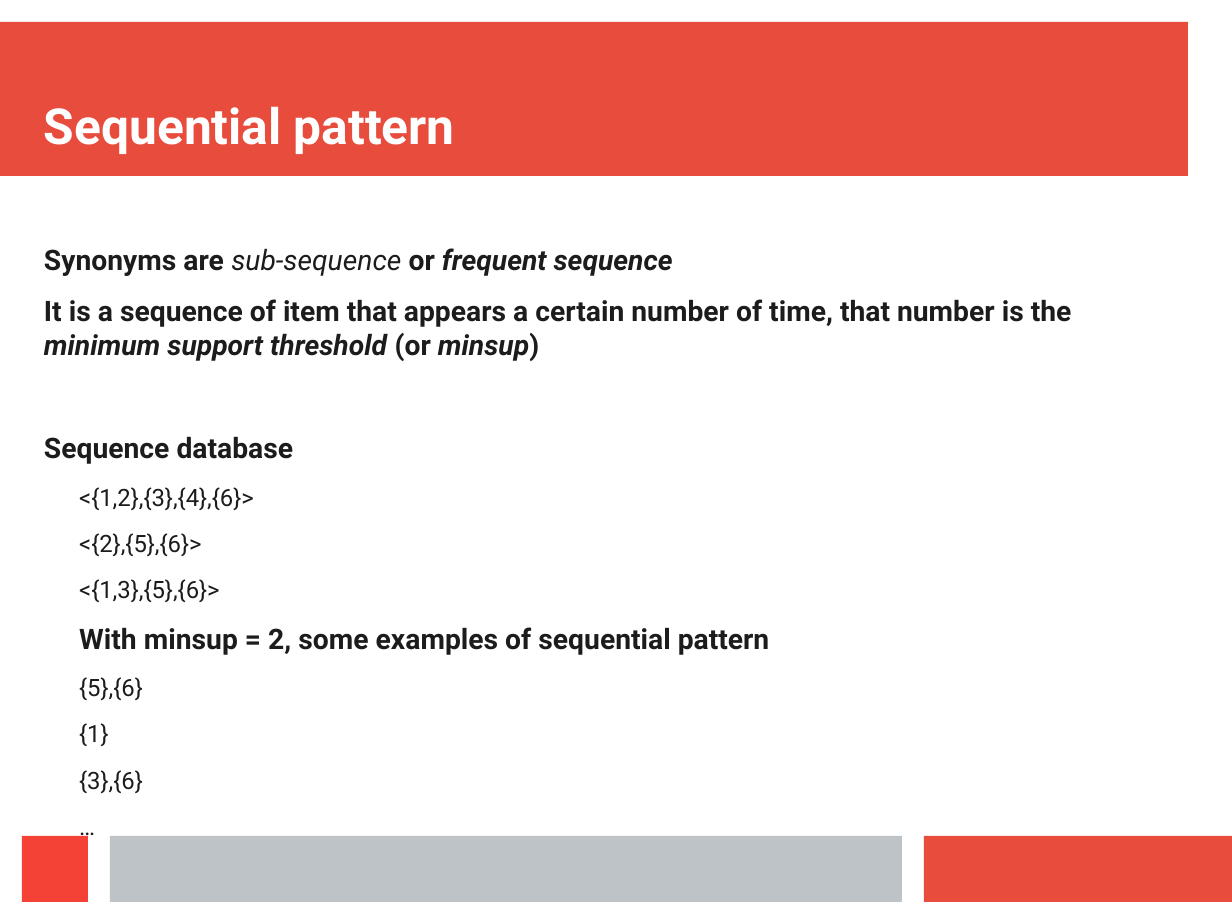
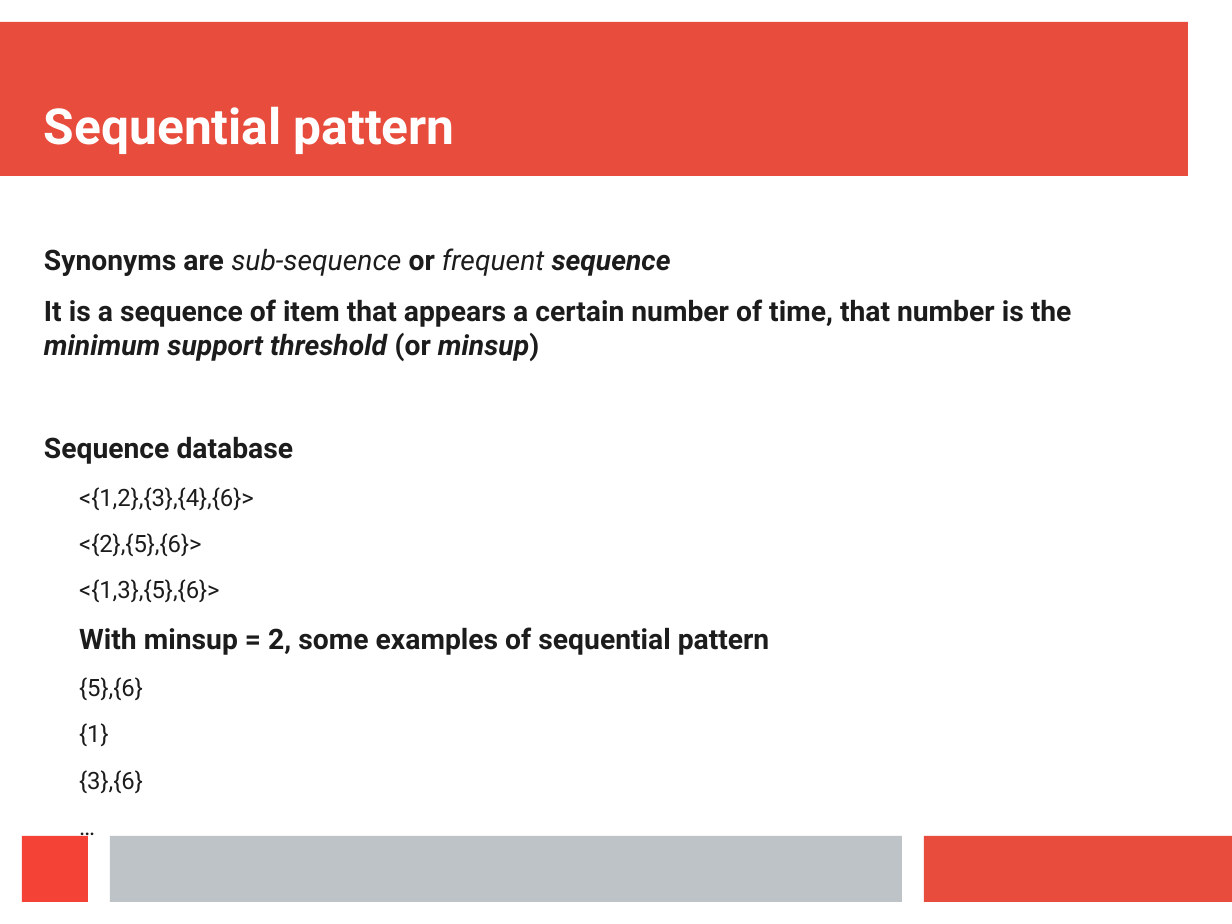
Before and after one commit to Symeon94/iaseminar, a slide deck: slide 12 of presentation/Presentation.odp. Drawn at 1232x924 pixels with LibreOffice and Linux fonts; fonts in the diff are those of the drawing. Boxes give left, top, right and bottom in pixels: in the first picture for what was removed or moved away, otherwise in the second. Text is boxed around its words. In the diff, an @@ line names an element or a change of style, - is before the commit and + after.

```diff
--- a/presentation/Presentation.odp
+++ b/presentation/Presentation.odp
@@ text at (44, 248, 671, 276): bold off in "frequent" @@
```
Also in this commit, not shown: 26 other slides changed, 1 slide added.
